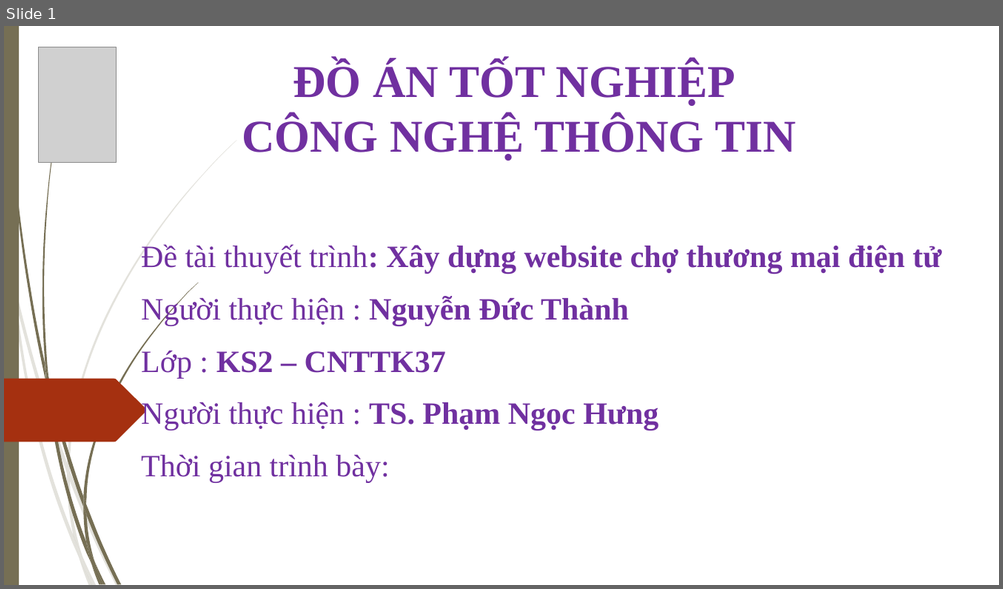
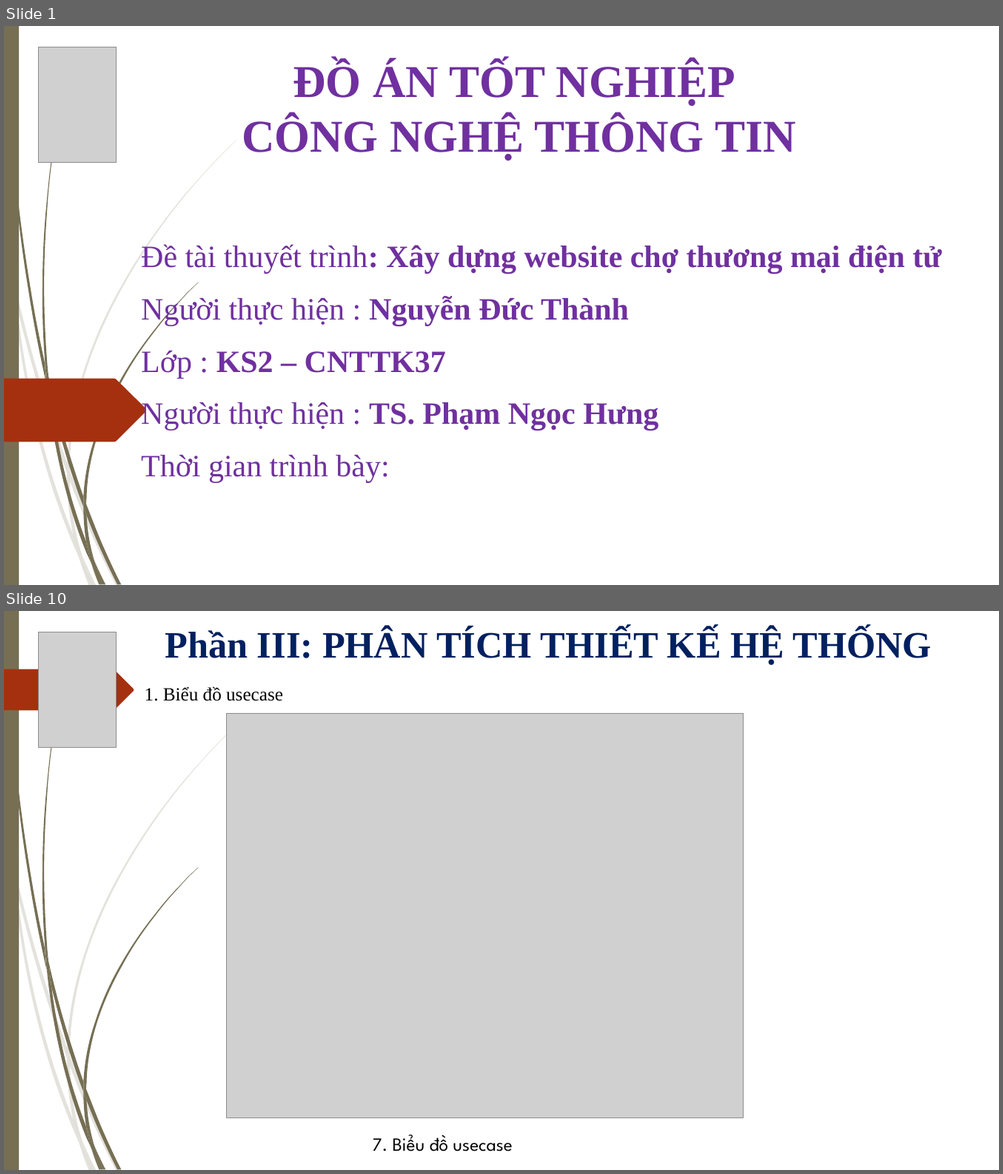
Before and after one commit to thanhgonzalo/datn, a slide deck: Slide.ppt. Shown one above the other, each under a label of ours: slide 1 before the commit, slides 1 and 10 after it; the slides between them are not shown. The pictures are 1003x589 and 1003x1174 pixels, drawn with LibreOffice and Linux fonts; fonts in the diff are those of the drawing; grey boxes stand for pictures; background and template pictures are left out. Boxes give left, top, right and bottom in pixels: in the first picture for what was removed or moved away, otherwise in the second. Text is boxed around its words. In the diff, an @@ line names an element or a change of style, - is before the commit and + after.

```diff
--- a/Slide.ppt
+++ b/Slide.ppt
@@ slide 10 added at [4, 611, 999, 1170], background picture (left out); not listed: 23 template elements that a slide beside it also shows @@
@@ picture added at [38, 632, 116, 747] @@
@@ text added at [165, 629, 931, 665], 36 pt, text #002060, bold @@
+Phần III: PHÂN TÍCH THIẾT KẾ HỆ THỐNG
@@ freeform shape added at [4, 669, 134, 711], fill #A53010 @@
@@ text added at [145, 686, 283, 701], 18 pt, text #000000 @@
+1. Biểu đồ usecase
@@ picture added at [226, 713, 743, 1118] @@
@@ text added at [373, 1135, 512, 1152], 18 pt, text #000000 @@
+7. Biểu đồ usecase
```
Also in this commit, not shown: 1 slide changed, 11 other slides added, 8 slides removed.
